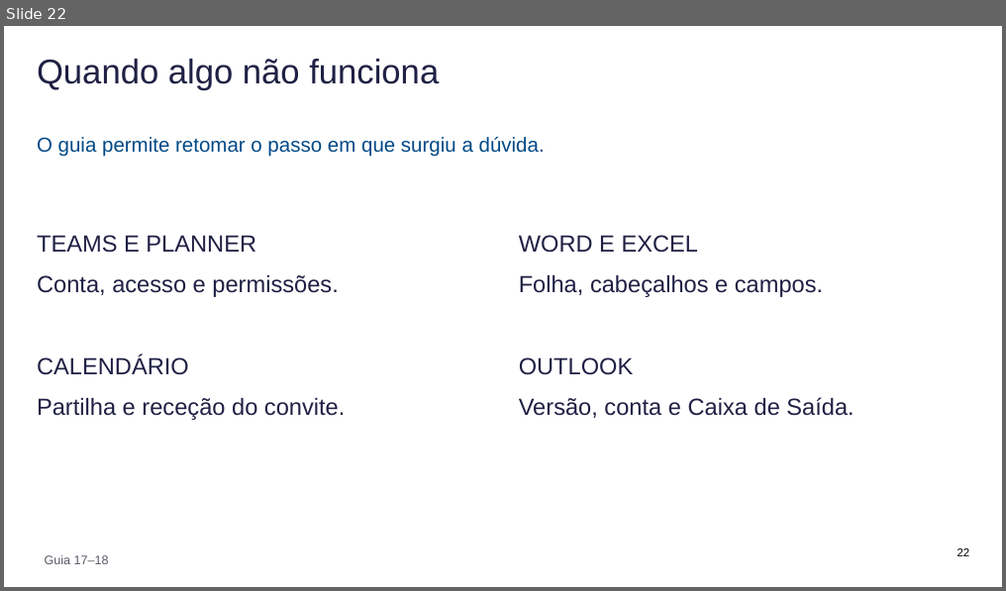
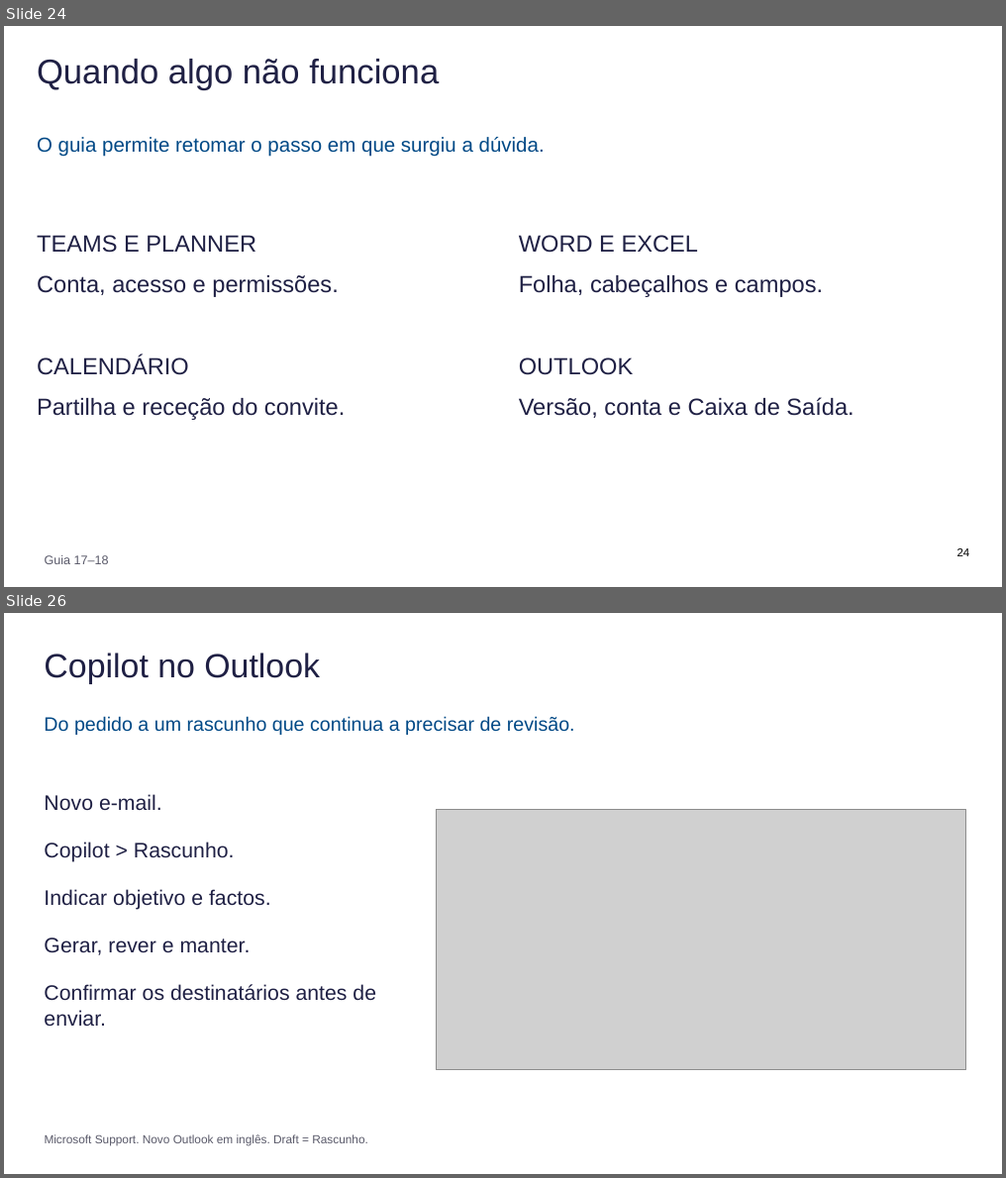
Before and after one commit to mpspmf/AIP-Tuturials, a slide deck: ASTRA/AIP_Apresentacao.pptx. Shown one above the other, each under a label of ours: slide 22 before the commit, slides 24 and 26 after it; the slides between them are not shown. The pictures are 1006x591 and 1006x1178 pixels, drawn with LibreOffice and Linux fonts; fonts in the diff are those of the drawing; grey boxes stand for pictures. Boxes give left, top, right and bottom in pixels: in the first picture for what was removed or moved away, otherwise in the second. Text is boxed around its words. In the diff, an @@ line names an element or a change of style, - is before the commit and + after.

```diff
--- a/ASTRA/AIP_Apresentacao.pptx
+++ b/ASTRA/AIP_Apresentacao.pptx
@@ slide 26 added at [4,613,1002,1174], background #FFFFFF @@
@@ text added at [44,653,320,684], 32.2 pt, text #1F2044 @@
+Copilot no Outlook
@@ text added at [44,716,575,735], 18.8 pt, text #004986 @@
+Do pedido a um rascunho que continua a precisar de revisão.
@@ text added at [44,794,376,1026], 20.2 pt, text #1F2044 @@
+Novo e-mail.
+Copilot > Rascunho.
+Indicar objetivo e factos.
+Gerar, rever e manter.
+Confirmar os destinatários antes de enviar.
@@ picture added at [436,809,966,1070] @@
@@ text added at [45,1135,368,1147], 11.2 pt, text #5A5A6A @@
+Microsoft Support. Novo Outlook em inglês. Draft = Rascunho.
@@ what was slide 22 is now slide 24 @@
@@ page number at [957,549,970,557]: text changed @@
-22
+24
```
Also in this commit, not shown: 1 slide changed, 12 other slides added, 8 slides removed, 6 other files.
